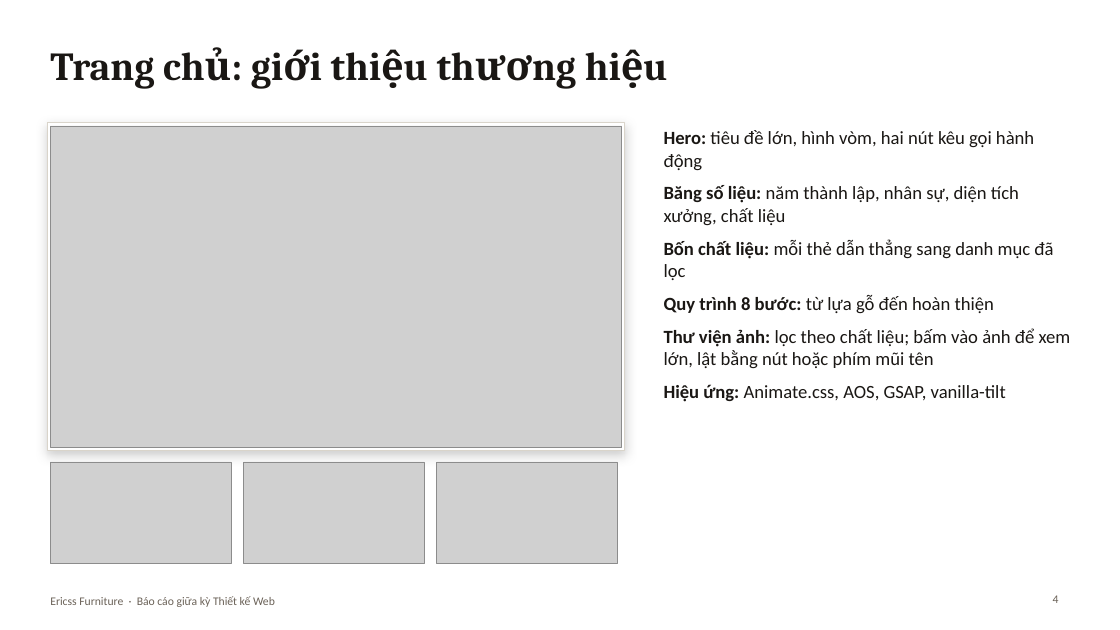
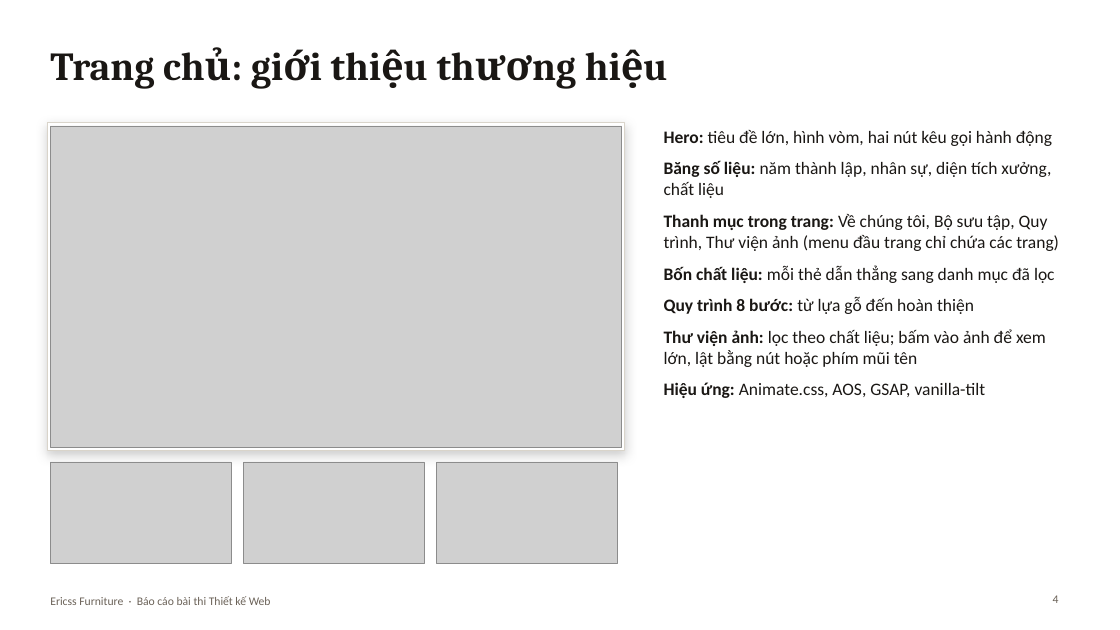
Before and after one commit to nguyenphat006/Phat_NguyenDang_526000162, a slide deck: slide 4 of docs/Ericss-Furniture-BaoCao.pptx. Drawn at 1120x630 pixels with LibreOffice and Linux fonts; fonts in the diff are those of the drawing; grey boxes stand for pictures. Boxes give left, top, right and bottom in pixels: in the first picture for what was removed or moved away, otherwise in the second. Text is boxed around its words. In the diff, an @@ line names an element or a change of style, - is before the commit and + after.

```diff
--- a/docs/Ericss-Furniture-BaoCao.pptx
+++ b/docs/Ericss-Furniture-BaoCao.pptx
@@ text at (664, 130, 1055, 398): size 16 to 15 pt in "Hero: tiêu đề lớn, hình vòm, hai ...", "Băng số liệu: năm thành lập, nhân ...", "Bốn chất liệu: mỗi thẻ dẫn thẳng ...", "Quy trình 8 bước: từ lựa gỗ ..." and 2 more places @@
@@ text at (664, 214, 1059, 251): paragraph added @@
+• Thanh mục trong trang: Về chúng tôi, Bộ sưu tập, Quy trình, Thư viện ảnh (menu đầu trang chỉ chứa các trang)
@@ text at (50, 596, 271, 605): text changed @@
-Ericss Furniture · Báo cáo giữa kỳ Thiết kế Web
+Ericss Furniture · Báo cáo bài thi Thiết kế Web
```
Also in this commit, not shown: 16 other slides changed, 10 other files.
